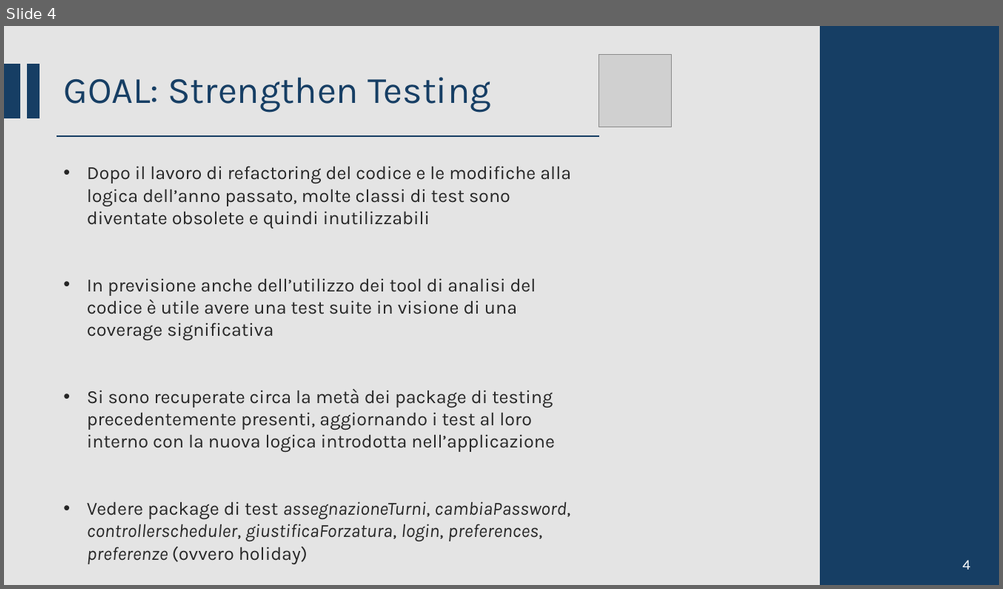
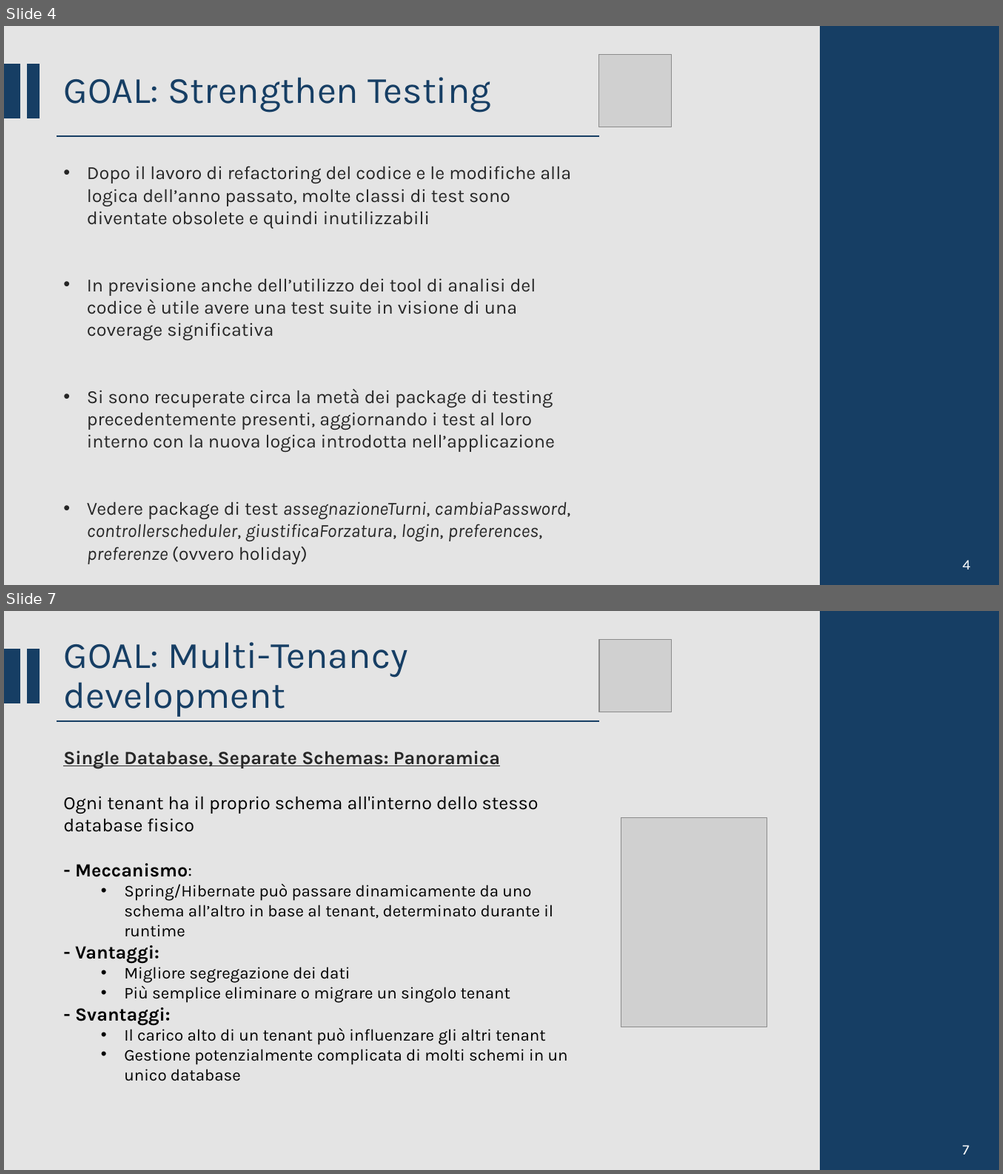
Before and after one commit to CSW-Teams/MS3-docs, a slide deck: ShiftsHappen/Sprint 2/CSW Sprint 2.pptm. Shown one above the other, each under a label of ours: slide 4 before the commit, slides 4 and 7 after it; the slides between them are not shown. The pictures are 1003x589 and 1003x1174 pixels, drawn with LibreOffice and Linux fonts; fonts in the diff are those of the drawing; grey boxes stand for pictures. Boxes give left, top, right and bottom in pixels: in the first picture for what was removed or moved away, otherwise in the second. Text is boxed around its words. In the diff, an @@ line names an element or a change of style, - is before the commit and + after.

```diff
--- a/ShiftsHappen/Sprint 2/CSW Sprint 2.pptm
+++ b/ShiftsHappen/Sprint 2/CSW Sprint 2.pptm
@@ slide 7 added at bbox=[4, 611, 999, 1170], background #D9D9D9 at 70% opacity @@
@@ rectangle added at bbox=[821, 611, 999, 1170], fill #163E64, outline #163E64 1.5 pt @@
@@ rectangle added at bbox=[4, 649, 20, 703], fill #163E64, outline #163E64 1.5 pt @@
@@ rectangle added at bbox=[28, 649, 39, 703], fill #163E64, outline #163E64 1.5 pt @@
@@ title added at bbox=[64, 642, 408, 717], 36 pt, text #163E64 @@
+GOAL: Multi-Tenancy development
@@ picture added at bbox=[600, 640, 671, 712] @@
@@ line added from (57, 721) to (600, 721), #163E64 1.5 pt @@
@@ text added at bbox=[63, 751, 568, 1082], 16 pt, text #000000 @@
+Single Database, Separate Schemas: Panoramica
+Ogni tenant ha il proprio schema all'interno dello stesso database fisico
+- Meccanismo:
+  • Spring/Hibernate può passare dinamicamente da uno schema all’altro in base al tenant, determinato durante il runtime
+- Vantaggi:
+  • Migliore segregazione dei dati
+  • Più semplice eliminare o migrare un singolo tenant
+- Svantaggi:
+  • Il carico alto di un tenant può influenzare gli altri tenant
+  • Gestione potenzialmente complicata di molti schemi in un unico database
@@ picture added at bbox=[621, 817, 766, 1028] @@
@@ text added at bbox=[962, 1145, 969, 1155], 14 pt, text #FFFFFF @@
+7
```
Also in this commit, not shown: 9 slides changed, 4 other slides added, 1 slide removed, 1 other file.
